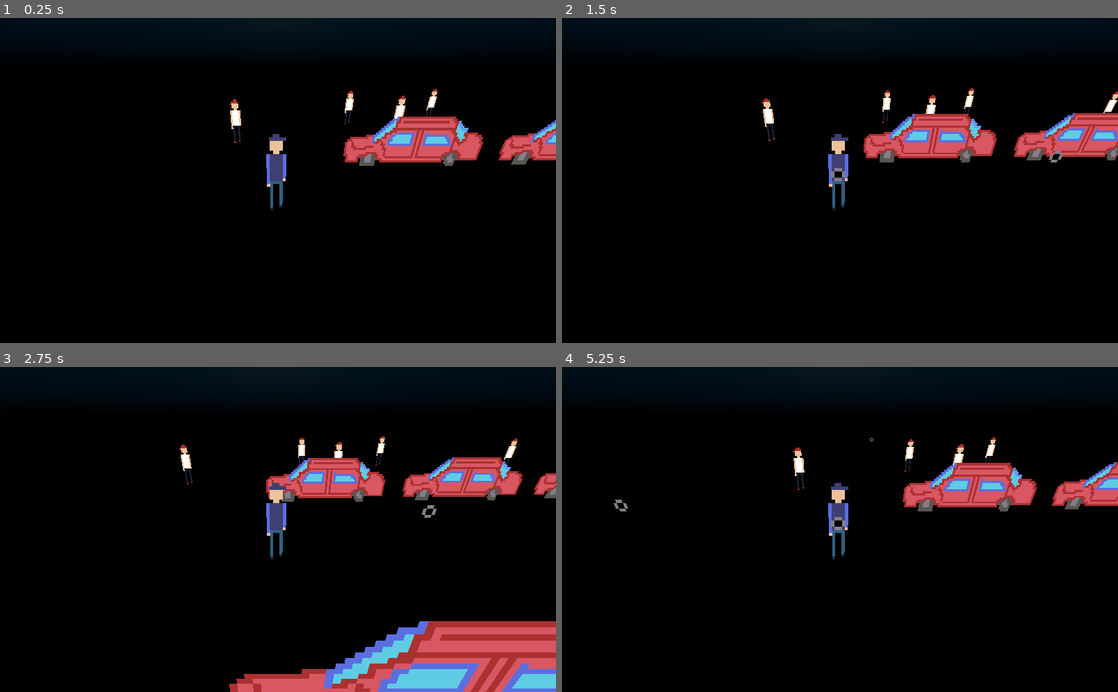
Above: before the commit, frames 1-4 (two rows, left to right).
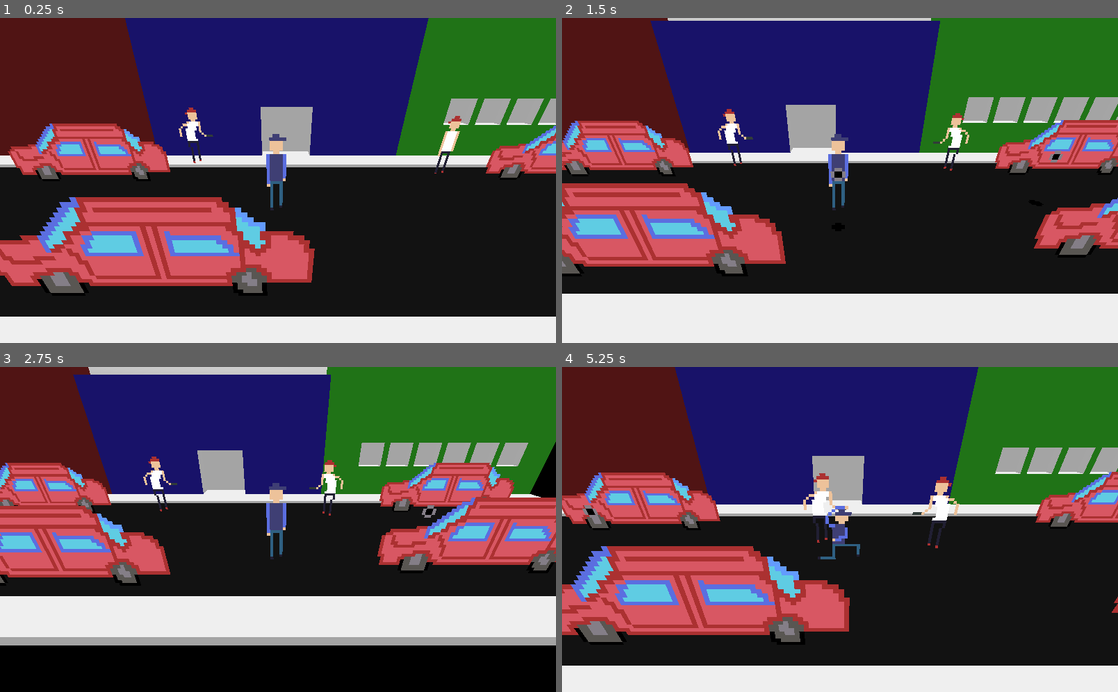
Above: after the commit, the same moments.

Repository: CloneDeath/ChronometryDreadforce
Game: Godot game, scene res://Main.tscn
Same seed, same stepped clock (60 frames per second), same inputs: the game is played once before the commit and once after it.
Inputs:
- Up to frame 1 (0.25 s): no input
- Up to frame 2 (1.5 s): hold D (move_right) 0.53-1.28 s; tap Space (shoot) at 0.6, 1.35 s; hold S (move_down) from 1.28 s (still down)
- Up to frame 3 (2.75 s): release S (move_down) at 2.03 s; hold D (move_right) from 2.03 s (still down); tap Space (shoot) at 2.1 s
- Up to frame 4 (5.25 s): release D (move_right) at 2.78 s; hold W (move_up) 2.78-3.53 s; tap Space (shoot) every 0.75 s from 2.85 to 5.1 s; hold A (move_left) 3.53-5.03 s; hold S (move_down) from 5.03 s (still down)

The runs differ from the first frame. In frame 1, 67% of the frame differs, in the area x 0-100%, y 0-100%; in frame 2, 71%; in frame 3, 74%; in frame 4, 68%.
Error after the commit: Invalid call. Nonexistent function 'is_in_group' in base 'Nil'. (res://Enemies/Thug.gd:25)

Commit message:
Added street scene so that peopple are not just in the floating aether

Diff:
--- a/Main.tscn
+++ b/Main.tscn
@@ -1,46 +1,56 @@
-[gd_scene load_steps=4 format=2]
+[gd_scene load_steps=5 format=2]
 
-[ext_resource path="res://Enemies/Thug.tscn" type="PackedScene" id=1]
-[ext_resource path="res://Terrain/Car.tscn" type="PackedScene" id=2]
-[ext_resource path="res://Player/Player.tscn" type="PackedScene" id=3]
+[ext_resource path="res://Player/Player.tscn" type="PackedScene" id=1]
+[ext_resource path="res://Enemies/Thug.tscn" type="PackedScene" id=2]
+[ext_resource path="res://Terrain/StreetScene.tscn" type="PackedScene" id=3]
+[ext_resource path="res://Terrain/Car.tscn" type="PackedScene" id=4]
 
 [node name="Main" type="Spatial"]
 
-[node name="Thug" parent="." instance=ExtResource( 1 )]
-transform = Transform( 1, 0, 0, 0, 1, 0, 0, 0, 1, -1.97508, 0, -6.0162 )
-
-[node name="Thug2" parent="." instance=ExtResource( 1 )]
-transform = Transform( 1, 0, 0, 0, 1, 0, 0, 0, 1, 4.5821, 0, -10.1678 )
-
-[node name="Thug3" parent="." instance=ExtResource( 1 )]
-transform = Transform( 1, 0, 0, 0, 1, 0, 0, 0, 1, 6.46733, 0, -7.36881 )
-
-[node name="Thug4" parent="." instance=ExtResource( 1 )]
-transform = Transform( 1, 0, 0, 0, 1, 0, 0, 0, 1, 10.5523, 0, -11.3522 )
-
-[node name="Thug5" parent="." instance=ExtResource( 1 )]
-transform = Transform( 1, 0, 0, 0, 1, 0, 0, 0, 1, 18.3661, 0, -9.37114 )
-
-[node name="Car" parent="." instance=ExtResource( 2 )]
-transform = Transform( 1, 0, 0, 0, 1, 0, 0, 0, 1, 4.9259, 0, -2.83841 )
-
-[node name="Car2" parent="." instance=ExtResource( 2 )]
-transform = Transform( 1, 0, 0, 0, 1, 0, 0, 0, 1, 4.92882, 9.53674e-07, 5.32412 )
-
-[node name="Car3" parent="." instance=ExtResource( 2 )]
-transform = Transform( 1, 0, 0, 0, 1, 0, 0, 0, 1, 10.8159, 9.53674e-07, -3.02599 )
-
-[node name="Car4" parent="." instance=ExtResource( 2 )]
-transform = Transform( 1, 0, 0, 0, 1, 0, 0, 0, 1, 10.4071, 0, 4.29597 )
-
-[node name="Car5" parent="." instance=ExtResource( 2 )]
-transform = Transform( 1, 0, 0, 0, 1, 0, 0, 0, 1, 16.8051, 0, -3.31174 )
-
-[node name="Car6" parent="." instance=ExtResource( 2 )]
-transform = Transform( 1, 0, 0, 0, 1, 0, 0, 0, 1, 16.2042, 0, 4.75815 )
-
-[node name="Player" parent="." instance=ExtResource( 3 )]
+[node name="Player" parent="." instance=ExtResource( 1 )]
+editor/display_folded = true
+transform = Transform( 1, 0, 0, 0, 1, 0, 0, 0, 1, 0, 0.0888777, 0 )
 
 [node name="Camera2D" type="Camera" parent="Player"]
 transform = Transform( 1, 0, 0, 0, 0.896039, 0.443976, 0, -0.443976, 0.896039, 0.0408807, 3.50498, 5.2286 )
 current = true
+
+[node name="Enemies" type="Spatial" parent="."]
+
+[node name="Thug" parent="Enemies" instance=ExtResource( 2 )]
+transform = Transform( 1, 0, 0, 0, 1, 0, 0, 0, 1, -12.9177, 0.0413632, -3.33789 )
+
+[node name="Thug2" parent="Enemies" instance=ExtResource( 2 )]
+transform = Transform( 1, 0, 0, 0, 1, 0, 0, 0, 1, -9.50542, 0.0413632, -0.0364733 )
+
+[node name="Thug3" parent="Enemies" instance=ExtResource( 2 )]
+transform = Transform( 1, 0, 0, 0, 1, 0, 0, 0, 1, -3.17747, 0.0413632, -3.2271 )
+
+[node name="Thug4" parent="Enemies" instance=ExtResource( 2 )]
+transform = Transform( 1, 0, 0, 0, 1, 0, 0, 0, 1, 5.83996, 0.0413632, -2.40455 )
+
+[node name="Thug5" parent="Enemies" instance=ExtResource( 2 )]
+transform = Transform( 1, 0, 0, 0, 1, 0, 0, 0, 1, 11.1508, 0.0413632, 0.362474 )
+
+[node name="Level" type="Spatial" parent="."]
+editor/display_folded = true
+
+[node name="Spatial" parent="Level" instance=ExtResource( 3 )]
+
+[node name="Car" parent="Level/Spatial" instance=ExtResource( 4 )]
+transform = Transform( 1, 0, 0, 0, 1, 0, 0, 0, 1, -11.6114, 0.110833, -1.64049 )
+
+[node name="Car2" parent="Level/Spatial" instance=ExtResource( 4 )]
+transform = Transform( 1, 0, 0, 0, 1, 0, 0, 0, 1, -8.71581, 0.110834, 2.49085 )
+
+[node name="Car3" parent="Level/Spatial" instance=ExtResource( 4 )]
+transform = Transform( 1, 0, 0, 0, 1, 0, 0, 0, 1, -5.95931, 0.110834, -1.70964 )
+
+[node name="Car4" parent="Level/Spatial" instance=ExtResource( 4 )]
+transform = Transform( 1, 0, 0, 0, 1, 0, 0, 0, 1, -1.89739, 0.110833, 2.59952 )
+
+[node name="Car5" parent="Level/Spatial" instance=ExtResource( 4 )]
+transform = Transform( 1, 0, 0, 0, 1, 0, 0, 0, 1, 9.33298, 0.110833, -1.78857 )
+
+[node name="Car6" parent="Level/Spatial" instance=ExtResource( 4 )]
+transform = Transform( 1, 0, 0, 0, 1, 0, 0, 0, 1, 7.7463, 0.110833, 2.13399 )
--- /dev/null
+++ b/Terrain/StreetScene.tscn
@@ -0,0 +1,113 @@
+[gd_scene load_steps=5 format=2]
+
+[sub_resource type="SpatialMaterial" id=1]
+
+albedo_color = Color( 0, 0, 0, 1 )
+
+[sub_resource type="SpatialMaterial" id=2]
+
+albedo_color = Color( 0.490196, 0.0509804, 0.0509804, 1 )
+
+[sub_resource type="SpatialMaterial" id=3]
+
+albedo_color = Color( 0.101961, 0.0235294, 0.639216, 1 )
+
+[sub_resource type="SpatialMaterial" id=4]
+
+albedo_color = Color( 0.168627, 0.701961, 0.0901961, 1 )
+
+[node name="Spatial" type="Spatial"]
+
+[node name="Street" type="CSGBox" parent="."]
+transform = Transform( 1, 0, 0, 0, 1, 0, 0, 0, 1, 0, 0.05, 0 )
+use_collision = true
+width = 30.0
+height = 0.1
+depth = 6.0
+material = SubResource( 1 )
+
+[node name="Sidewalk" type="CSGBox" parent="."]
+transform = Transform( 1, 0, 0, 0, 1, 0, 0, 0, 1, 0, 0.1, -3.5 )
+use_collision = true
+width = 30.0
+height = 0.2
+depth = 1.0
+
+[node name="Sidewalk2" type="CSGBox" parent="."]
+transform = Transform( 1, 0, 0, 0, 1, 0, 0, 0, 1, 0, 0.1, 3.5 )
+use_collision = true
+width = 30.0
+height = 0.2
+depth = 1.0
+
+[node name="Building1" type="CSGBox" parent="."]
+transform = Transform( 1, 0, 0, 0, 1, 0, 0, 0, 1, -10, 5, -4.5 )
+use_collision = true
+width = 10.0
+height = 10.0
+depth = 1.0
+material = SubResource( 2 )
+
+[node name="Building2" type="CSGBox" parent="."]
+editor/display_folded = true
+transform = Transform( 1, 0, 0, 0, 1, 0, 0, 0, 1, 0, 2.5, -4.5 )
+use_collision = true
+width = 10.0
+height = 5.0
+depth = 1.0
+material = SubResource( 3 )
+
+[node name="CSGBox" type="CSGBox" parent="Building2"]
+transform = Transform( 1, 0, 0, 0, 1, 0, 0, 0, 1, 0.372658, -1.30314, 0.549231 )
+operation = 2
+depth = 1.31339
+
+[node name="Building3" type="CSGBox" parent="."]
+transform = Transform( 1, 0, 0, 0, 1, 0, 0, 0, 1, 10, 4, -4.5 )
+use_collision = true
+width = 10.0
+height = 8.0
+depth = 1.0
+material = SubResource( 4 )
+
+[node name="CSGBox" type="CSGBox" parent="Building3"]
+transform = Transform( 1, 0, 0, 0, 1, 0, 0, 0, 1, -2.9122, -2, 0.7 )
+operation = 2
+width = 1.0
+height = 1.0
+depth = 1.0
+
+[node name="CSGBox2" type="CSGBox" parent="Building3"]
+transform = Transform( 1, 0, 0, 0, 1, 0, 0, 0, 1, -1.6622, -2, 0.7 )
+operation = 2
+width = 1.0
+height = 1.0
+depth = 1.0
+
+[node name="CSGBox3" type="CSGBox" parent="Building3"]
+transform = Transform( 1, 0, 0, 0, 1, 0, 0, 0, 1, -0.412197, -2, 0.7 )
+operation = 2
+width = 1.0
+height = 1.0
+depth = 1.0
+
+[node name="CSGBox4" type="CSGBox" parent="Building3"]
+transform = Transform( 1, 0, 0, 0, 1, 0, 0, 0, 1, 0.837803, -2, 0.7 )
+operation = 2
+width = 1.0
+height = 1.0
+depth = 1.0
+
+[node name="CSGBox5" type="CSGBox" parent="Building3"]
+transform = Transform( 1, 0, 0, 0, 1, 0, 0, 0, 1, 2.0878, -2, 0.7 )
+operation = 2
+width = 1.0
+height = 1.0
+depth = 1.0
+
+[node name="CSGBox6" type="CSGBox" parent="Building3"]
+transform = Transform( 1, 0, 0, 0, 1, 0, 0, 0, 1, 3.3378, -2, 0.7 )
+operation = 2
+width = 1.0
+height = 1.0
+depth = 1.0
--- a/default_env.tres
+++ b/default_env.tres
@@ -2,7 +2,7 @@
 
 [sub_resource type="ProceduralSky" id=1]
 
-sky_top_color = Color( 0, 0.0941176, 0.145098, 1 )
+sky_top_color = Color( 0.972549, 0.972549, 0.972549, 1 )
 sky_horizon_color = Color( 0, 0, 0, 1 )
 ground_bottom_color = Color( 0, 0, 0, 1 )
 ground_horizon_color = Color( 0, 0, 0, 1 )
